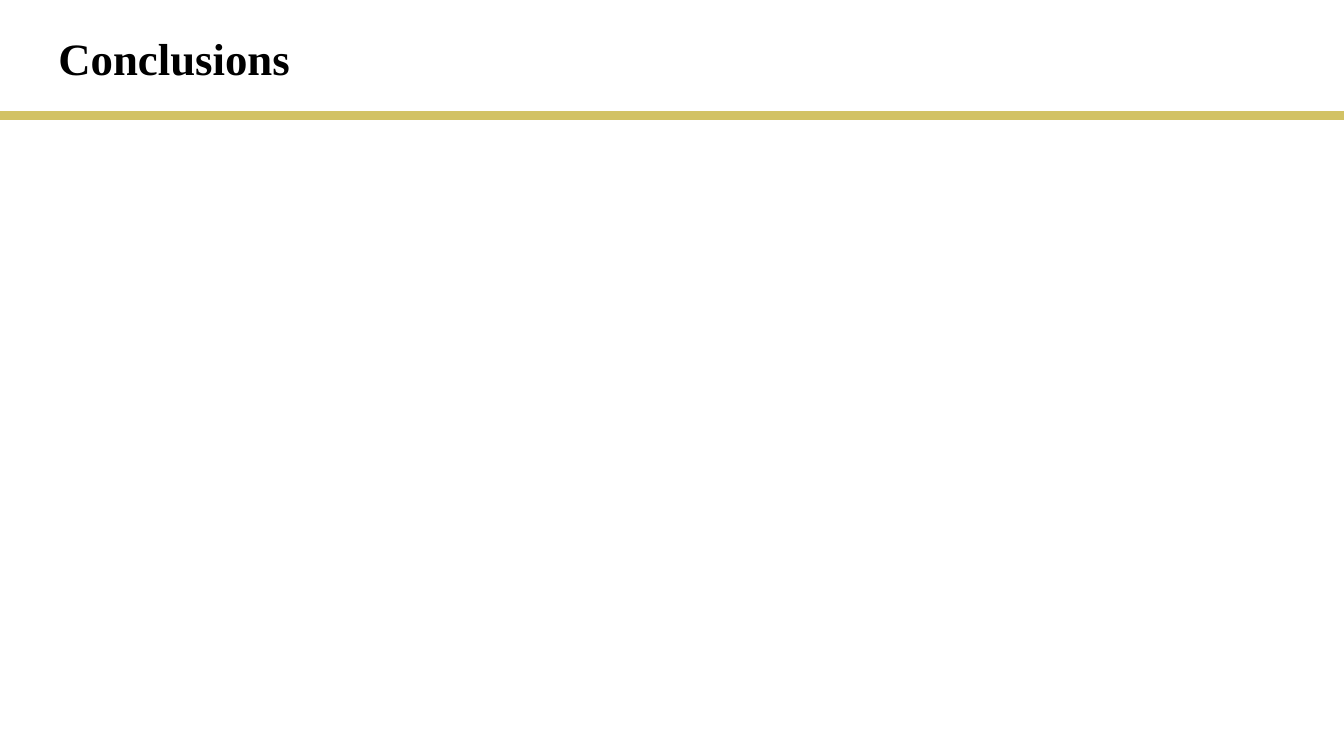
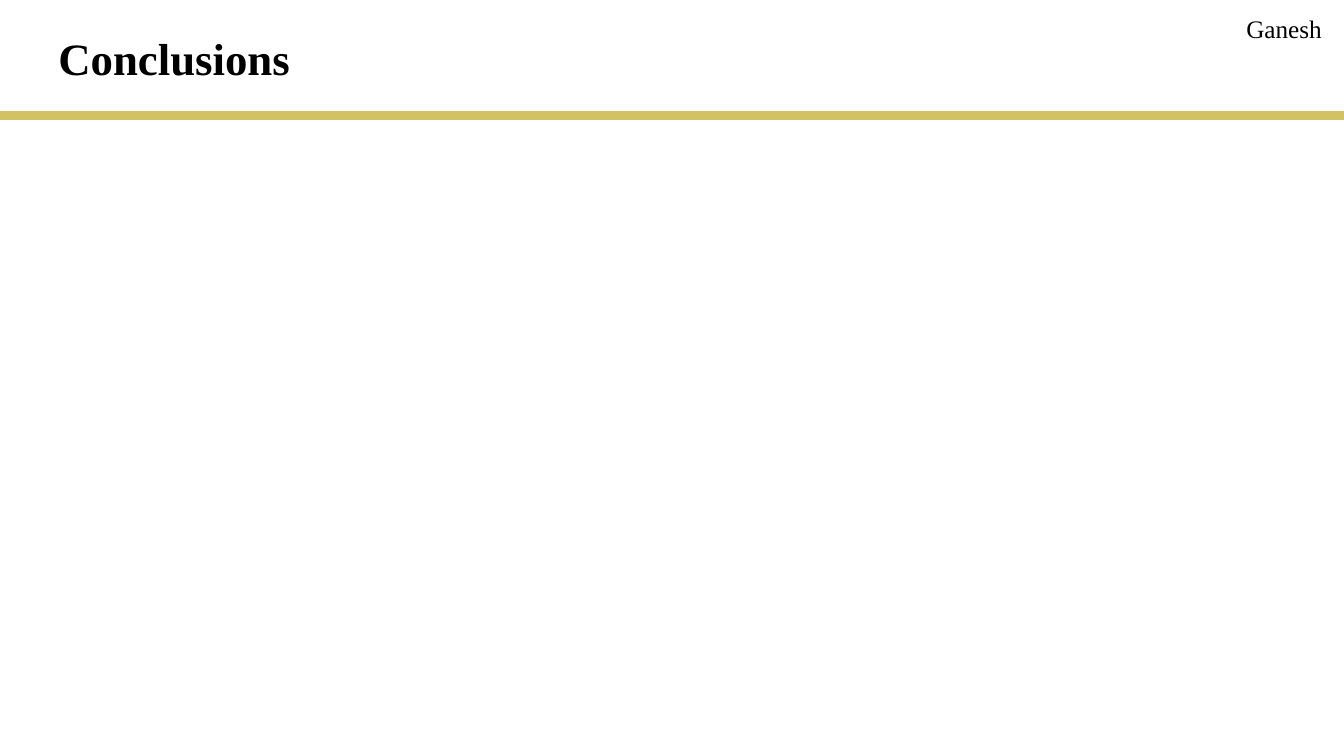
Before and after one commit to rmesina/T2_Codes-R-Us, a slide deck: slide 21 of final_project/T2_final_project.pptx (slide 24 before the commit). Drawn at 1344x756 pixels with LibreOffice and Linux fonts; fonts in the diff are those of the drawing. Boxes give left, top, right and bottom in pixels: in the first picture for what was removed or moved away, otherwise in the second. Text is boxed around its words. In the diff, an @@ line names an element or a change of style, - is before the commit and + after.

```diff
--- a/final_project/T2_final_project.pptx
+++ b/final_project/T2_final_project.pptx
@@ text added at [1246,20,1321,39], 18 pt, text #000000 @@
+Ganesh
```
Also in this commit, not shown: 18 other slides changed, 2 slides added, 4 slides removed, 2 other files.
